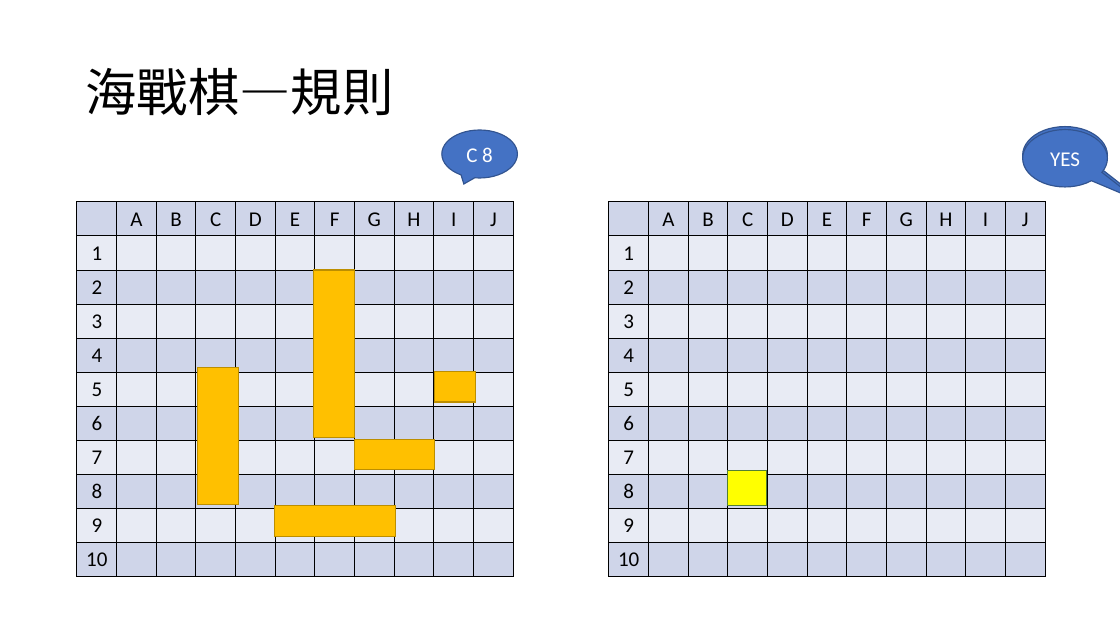
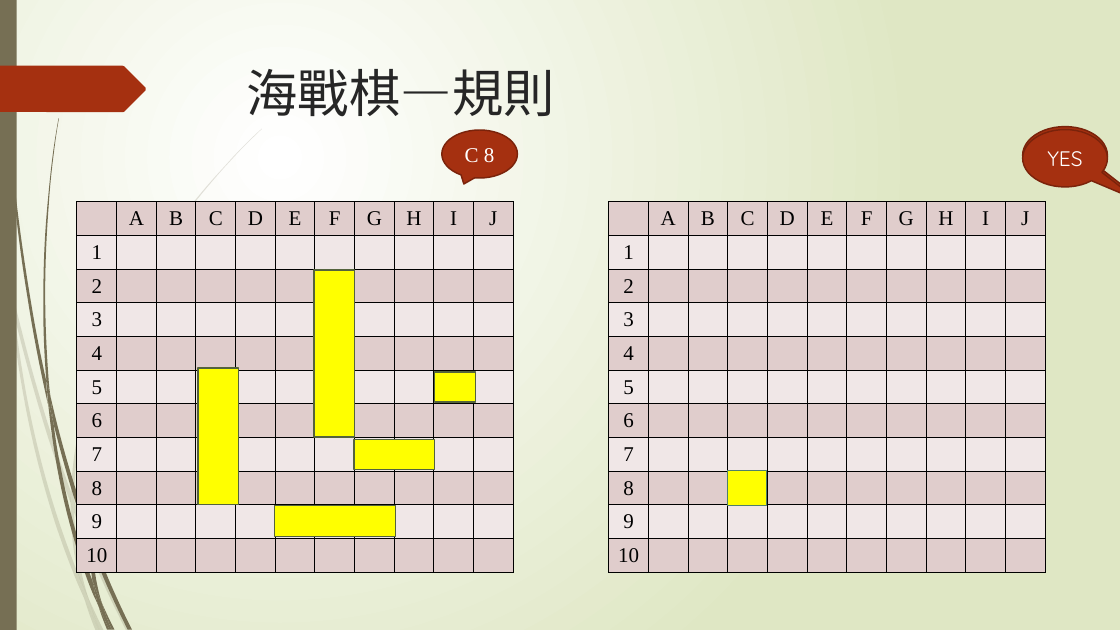
Before and after one commit to Joe-lin-ezra/BattleShip, a slide deck: slide 5 of doc/網路程式設計報告.pptx. Drawn at 1120x630 pixels with LibreOffice and Linux fonts; fonts in the diff are those of the drawing. Boxes give left, top, right and bottom in pixels: in the first picture for what was removed or moved away, otherwise in the second. Text is boxed around its words. In the diff, an @@ line names an element or a change of style, - is before the commit and + after.

Commit message:
ppt

```diff
--- a/doc/網路程式設計報告.pptx
+++ b/doc/網路程式設計報告.pptx
@@ background #FFFFFF to gradient #FFFFFF to #DFE8C4 @@
@@ rectangle added at bbox=[0, 0, 17, 630], fill #766F54 @@
@@ title "海戰棋—規則": place and size @@
-title "海戰棋—規則" at bbox=[85, 68, 393, 116]
+title "海戰棋—規則" at bbox=[247, 69, 555, 117]
@@ title "海戰棋—規則" at bbox=[247, 69, 555, 117]: font Calibri to Arial, text colour #000000 to #262626; line spacing 0.9 to 1; vertical alignment middle to top @@
@@ freeform shape added at bbox=[0, 66, 146, 112], fill #A53010 @@
@@ speech bubble "C 8" at bbox=[442, 130, 518, 178]: font Calibri to Times New Roman; fill #4472C4 to #A53010; outline #325491 1 pt to #7A240C 1.25 pt @@
@@ speech bubble "NO" at bbox=[1023, 127, 1107, 184]: font Calibri to Quicksand; fill #4472C4 to #A53010; outline #325491 1 pt to #7A240C 1.25 pt @@
@@ speech bubble "YES" at bbox=[1023, 129, 1107, 187]: font Calibri to Quicksand; fill #4472C4 to #A53010; outline #325491 1 pt to #7A240C 1.25 pt @@
@@ table at bbox=[77, 202, 512, 572] @@
@@ fill #CFD5EA to #E1CDCC in 66 cells @@
@@ fill #E9EBF5 to #F0E8E7 in 55 cells @@
@@ font Calibri to Times New Roman @@
@@ table at bbox=[609, 202, 1044, 572] @@
@@ fill #CFD5EA to #E1CDCC in 66 cells @@
@@ fill #E9EBF5 to #F0E8E7 in 55 cells @@
@@ font Calibri to Times New Roman @@
@@ fill #FFC000 to #FFFF00; outline #BD8E00 1 pt to #54633D 1.25 pt in 5 elements at bbox=[314, 271, 355, 438], bbox=[197, 368, 238, 505], bbox=[274, 505, 395, 536], bbox=[355, 439, 435, 470], bbox=[435, 372, 476, 402] @@
@@ rectangle at bbox=[728, 471, 767, 505]: outline #538035 1 pt to #4E7F6B 1.25 pt @@
@@ group added at bbox=[0, 129, 262, 630]: 10 freeform shapes @@
@@ group added at bbox=[3, 0, 218, 630]: 12 freeform shapes @@
```
Also in this commit, not shown: 12 other slides changed, 1 slide added, 1 slide removed.
